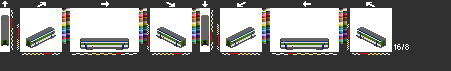
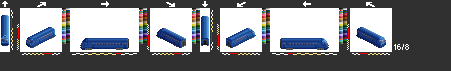
Layer changes from the first (451, 71) image to the second:
hid "b6" over [1, 10, 386, 49]
showed "ewivs", painted on it over [1, 10, 386, 50]
hid "ewiv", painted on it over [1, 10, 386, 50]
